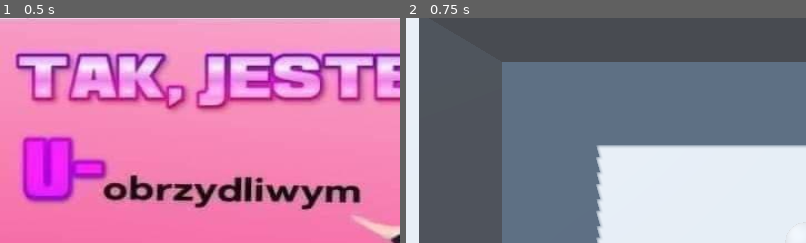
Above: before the commit, frames 1-2 (left to right).
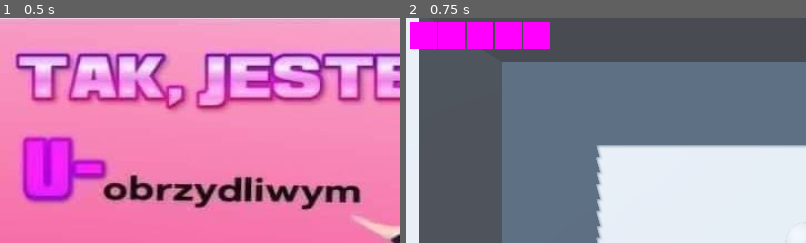
Above: after the commit, the same moments.

Repository: takanazwa5/HelloGameJam2024
Game: Godot game, scene res://features/main_menu/main_menu.tscn
The game is run twice, just before and just after one commit, with the same random seed, the same clock (stepped at 60 frames per second) and the same inputs.
Inputs:
- Up to frame 1 (0.5 s): no input
- Up to frame 2 (0.75 s): click "Start Game" at 0.5 s
The pictures show only the part of the screen within x 0-50%, y 0-50%; the shares and areas given below are measured in that part.

Frame 1 is identical in both runs. In frame 2, 4.0% of the frame differs, in the area x 1-36%, y 1-14%.

Commit message:
Add inventory slots

Diff:
--- /dev/null
+++ b/features/player/inventory_slot.tscn
@@ -0,0 +1,10 @@
+[gd_scene load_steps=2 format=3 uid="uid://dyopbd2rh2lgr"]
+
+[sub_resource type="PlaceholderTexture2D" id="PlaceholderTexture2D_f854h"]
+size = Vector2(64, 64)
+
+[node name="InventorySlot" type="PanelContainer"]
+
+[node name="TextureButton" type="TextureButton" parent="."]
+layout_mode = 2
+texture_normal = SubResource("PlaceholderTexture2D_f854h")
--- a/features/player/player.tscn
+++ b/features/player/player.tscn
@@ -1,6 +1,7 @@
-[gd_scene load_steps=4 format=3 uid="uid://dinlvdvxepfsj"]
+[gd_scene load_steps=5 format=3 uid="uid://dinlvdvxepfsj"]
 
 [ext_resource type="Script" path="res://features/player/player.gd" id="1_t26w5"]
+[ext_resource type="PackedScene" uid="uid://dyopbd2rh2lgr" path="res://features/player/inventory_slot.tscn" id="2_4pjsy"]
 
 [sub_resource type="CapsuleMesh" id="CapsuleMesh_mtgrg"]
 radius = 0.3
@@ -21,3 +22,39 @@
 
 [node name="CollisionShape3D" type="CollisionShape3D" parent="."]
 shape = SubResource("CapsuleShape3D_gwh3g")
+
+[node name="UI" type="Control" parent="."]
+layout_mode = 3
+anchors_preset = 15
+anchor_right = 1.0
+anchor_bottom = 1.0
+grow_horizontal = 2
+grow_vertical = 2
+mouse_filter = 1
+
+[node name="MarginContainer" type="MarginContainer" parent="UI"]
+layout_mode = 1
+offset_right = 200.0
+offset_bottom = 64.0
+theme_override_constants/margin_left = 10
+theme_override_constants/margin_top = 10
+theme_override_constants/margin_right = 10
+theme_override_constants/margin_bottom = 10
+
+[node name="HBoxContainer" type="HBoxContainer" parent="UI/MarginContainer"]
+layout_mode = 2
+
+[node name="InventorySlot" parent="UI/MarginContainer/HBoxContainer" instance=ExtResource("2_4pjsy")]
+layout_mode = 2
+
+[node name="InventorySlot2" parent="UI/MarginContainer/HBoxContainer" instance=ExtResource("2_4pjsy")]
+layout_mode = 2
+
+[node name="InventorySlot3" parent="UI/MarginContainer/HBoxContainer" instance=ExtResource("2_4pjsy")]
+layout_mode = 2
+
+[node name="InventorySlot4" parent="UI/MarginContainer/HBoxContainer" instance=ExtResource("2_4pjsy")]
+layout_mode = 2
+
+[node name="InventorySlot5" parent="UI/MarginContainer/HBoxContainer" instance=ExtResource("2_4pjsy")]
+layout_mode = 2
